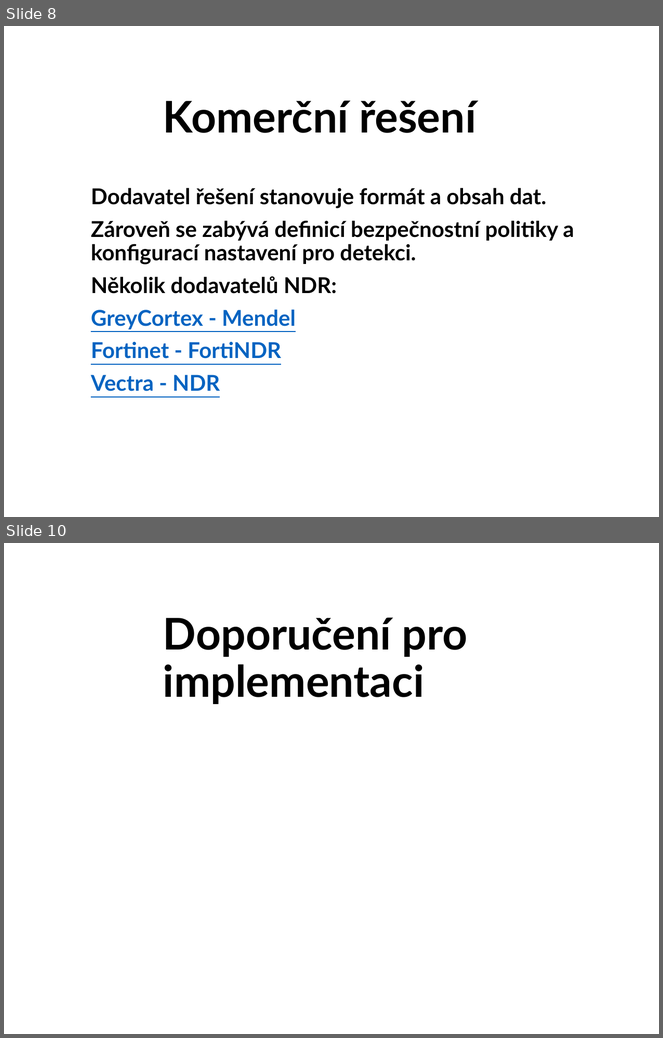
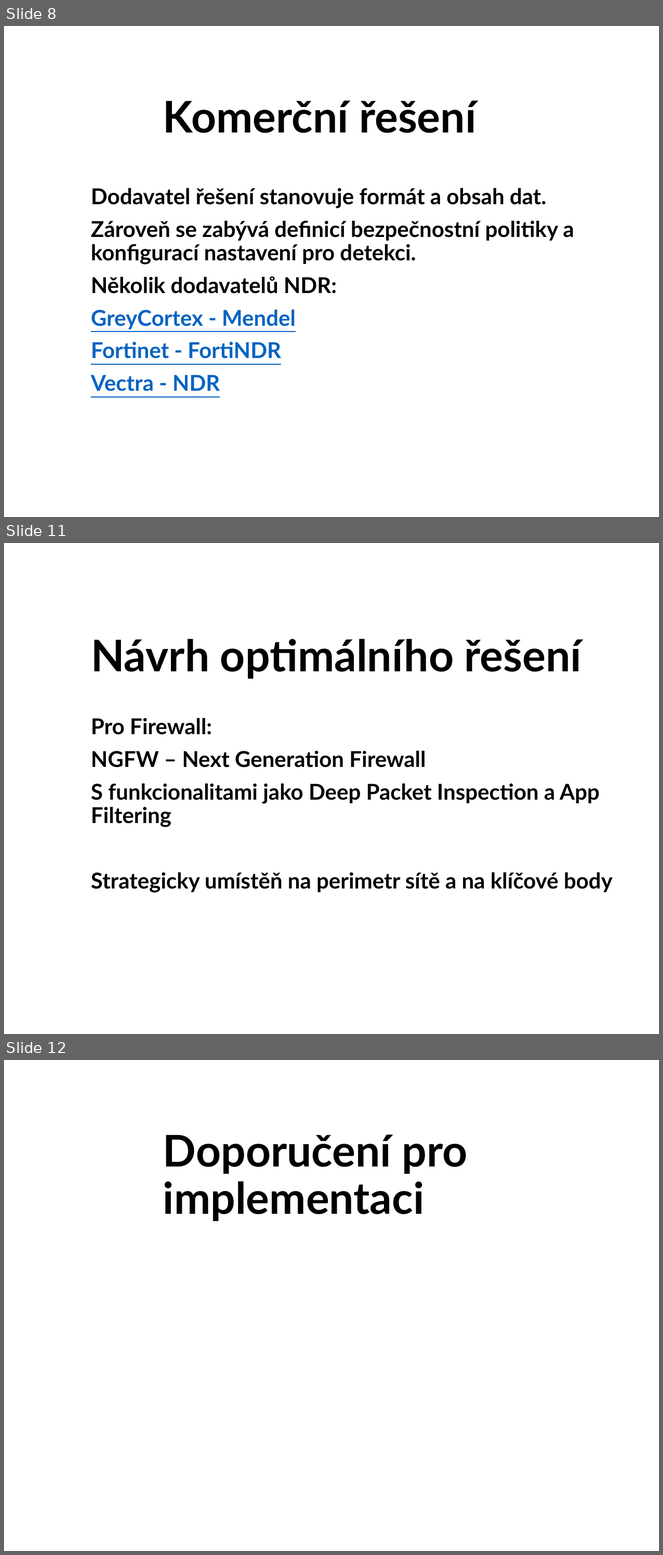
Before and after one commit to zimice/pr5_ndr, a slide deck: kochanek_ndr_prezentace.pptx. Shown one above the other, each under a label of ours: slides 8 and 10 before the commit, slides 8, 11 and 12 after it; the slides between them are not shown. The pictures are 663x1038 and 663x1555 pixels, drawn with LibreOffice and Linux fonts; fonts in the diff are those of the drawing; background and template pictures are left out. Boxes give left, top, right and bottom in pixels: in the first picture for what was removed or moved away, otherwise in the second. Text is boxed around its words. In the diff, an @@ line names an element or a change of style, - is before the commit and + after.

```diff
--- a/kochanek_ndr_prezentace.pptx
+++ b/kochanek_ndr_prezentace.pptx
@@ slide 11 added at [4,543,659,1034], background picture (left out) @@
@@ title added at [91,639,582,679], 48 pt, text #000000, bold @@
+Návrh optimálního řešení
@@ subtitle added at [91,718,613,893], 24 pt, text #000000, bold @@
+Pro Firewall:
+NGFW – Next Generation Firewall
+S funkcionalitami jako Deep Packet Inspection a App Filtering
+Strategicky umístěň na perimetr sítě a na klíčové body
@@ what was slide 10 is now slide 12 @@
```
Also in this commit, not shown: 3 slides changed, 1 other slide added.
